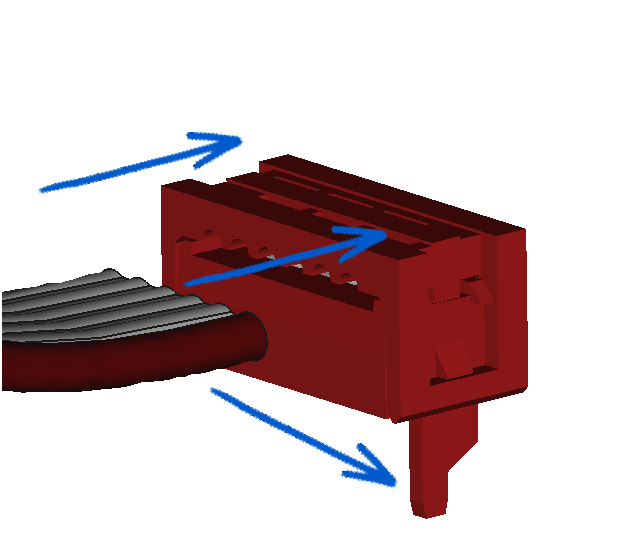
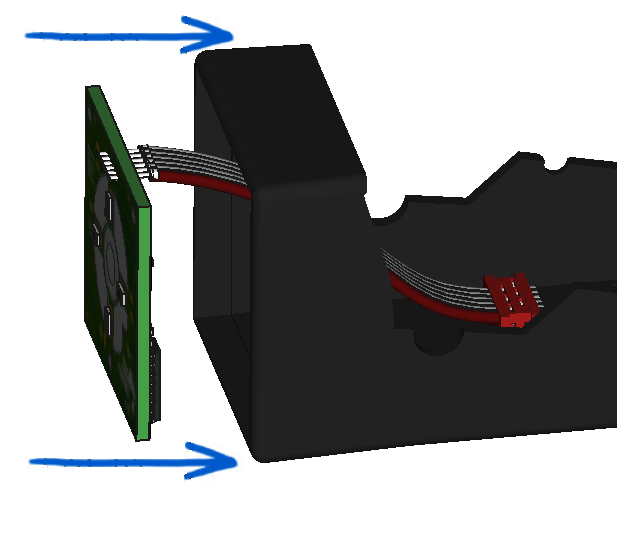
Layers edited between the first and the second 617x552 image:
painted on "Pasted Layer" over [22, 15, 406, 495]
renamed "s7p1.png" to "s8p1.png", painted on it over [2, 15, 617, 519]
